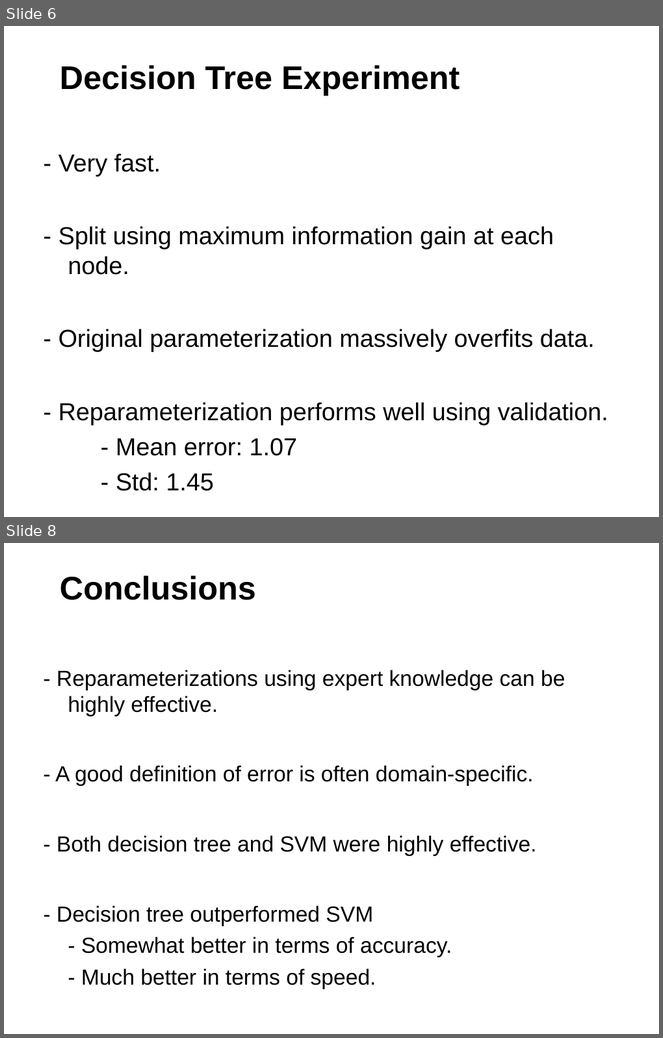
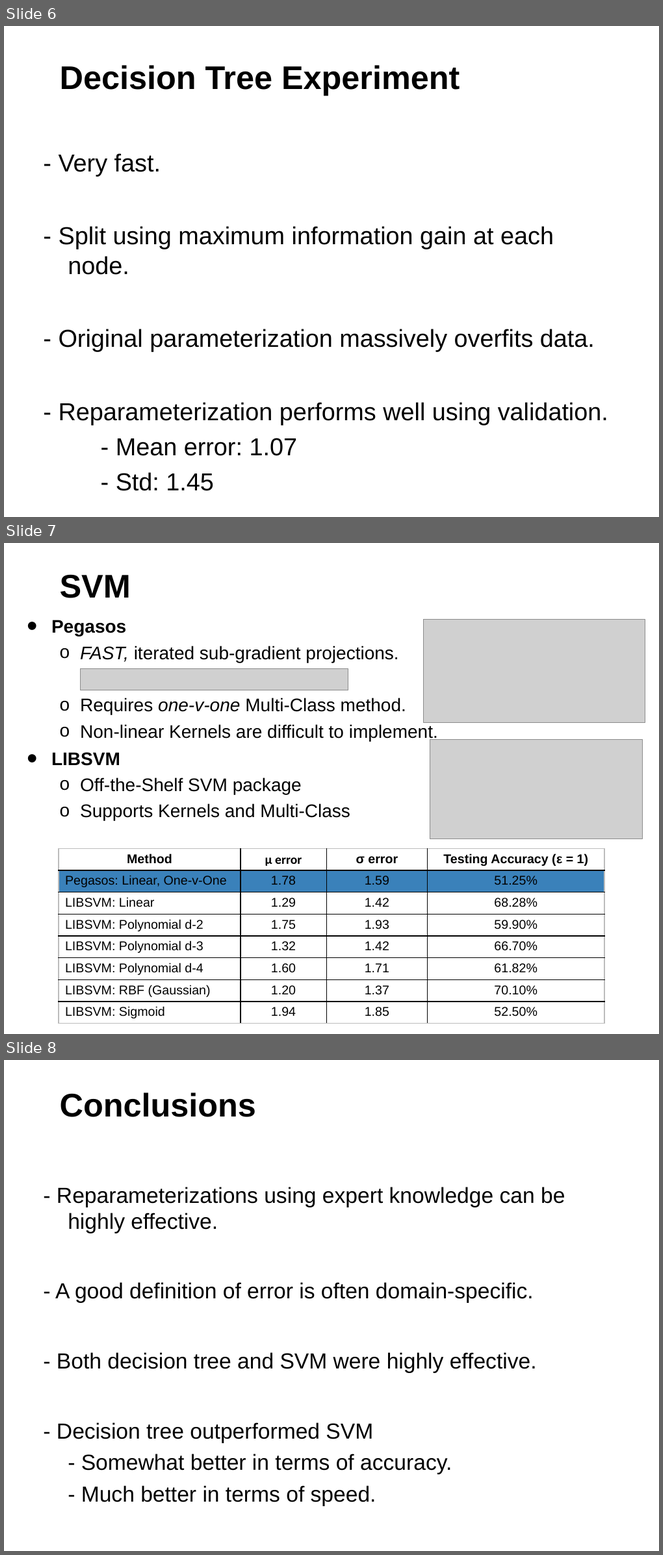
Before and after one commit to andermic/cs534_2_project, a slide deck: Final_Presentation/Slides.pptx. Shown one above the other, each under a label of ours: slides 6 and 8 before the commit, slides 6, 7 and 8 after it; the slides between them are not shown. The pictures are 663x1038 and 663x1555 pixels, drawn with LibreOffice and Linux fonts; fonts in the diff are those of the drawing; grey boxes stand for pictures. Boxes give left, top, right and bottom in pixels: in the first picture for what was removed or moved away, otherwise in the second. Text is boxed around its words. In the diff, an @@ line names an element or a change of style, - is before the commit and + after.

```diff
--- a/Final_Presentation/Slides.pptx
+++ b/Final_Presentation/Slides.pptx
@@ slide 7 added at (4, 543, 659, 1034), background #FFFFFF @@
@@ title added at (60, 574, 131, 598), 36 pt, text #000000, bold @@
+SVM
@@ text added at (51, 620, 438, 821), 20 pt, text #000000 @@
+• Pegasos
+  o FAST, iterated sub-gradient projections.
+  o Requires one-v-one Multi-Class method.
+  o Non-linear Kernels are difficult to implement.
+• LIBSVM
+  o Off-the-Shelf SVM package
+  o Supports Kernels and Multi-Class
@@ picture added at (423, 620, 645, 723) @@
@@ picture added at (81, 669, 348, 691) @@
@@ picture added at (430, 739, 643, 839) @@
@@ table added at (59, 849, 604, 1024), 8 rows, 4 columns @@
+Method | μ error | σ error | Testing Accuracy (ε = 1)
+Pegasos: Linear, One-v-One | 1.78 | 1.59 | 51.25%
+LIBSVM: Linear | 1.29 | 1.42 | 68.28%
+LIBSVM: Polynomial d-2 | 1.75 | 1.93 | 59.90%
+LIBSVM: Polynomial d-3 | 1.32 | 1.42 | 66.70%
+LIBSVM: Polynomial d-4 | 1.60 | 1.71 | 61.82%
+LIBSVM: RBF (Gaussian) | 1.20 | 1.37 | 70.10%
+LIBSVM: Sigmoid | 1.94 | 1.85 | 52.50%
```
Also in this commit, not shown: 2 slides changed, 1 slide removed, 14 other files.
